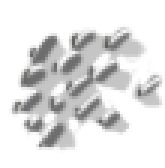
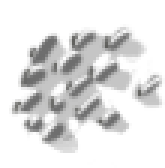
The second 165 x 168 image is a revision of the first. Changes to its layers:
painted on "Warstwa 1" over bbox(36, 132, 78, 153)
